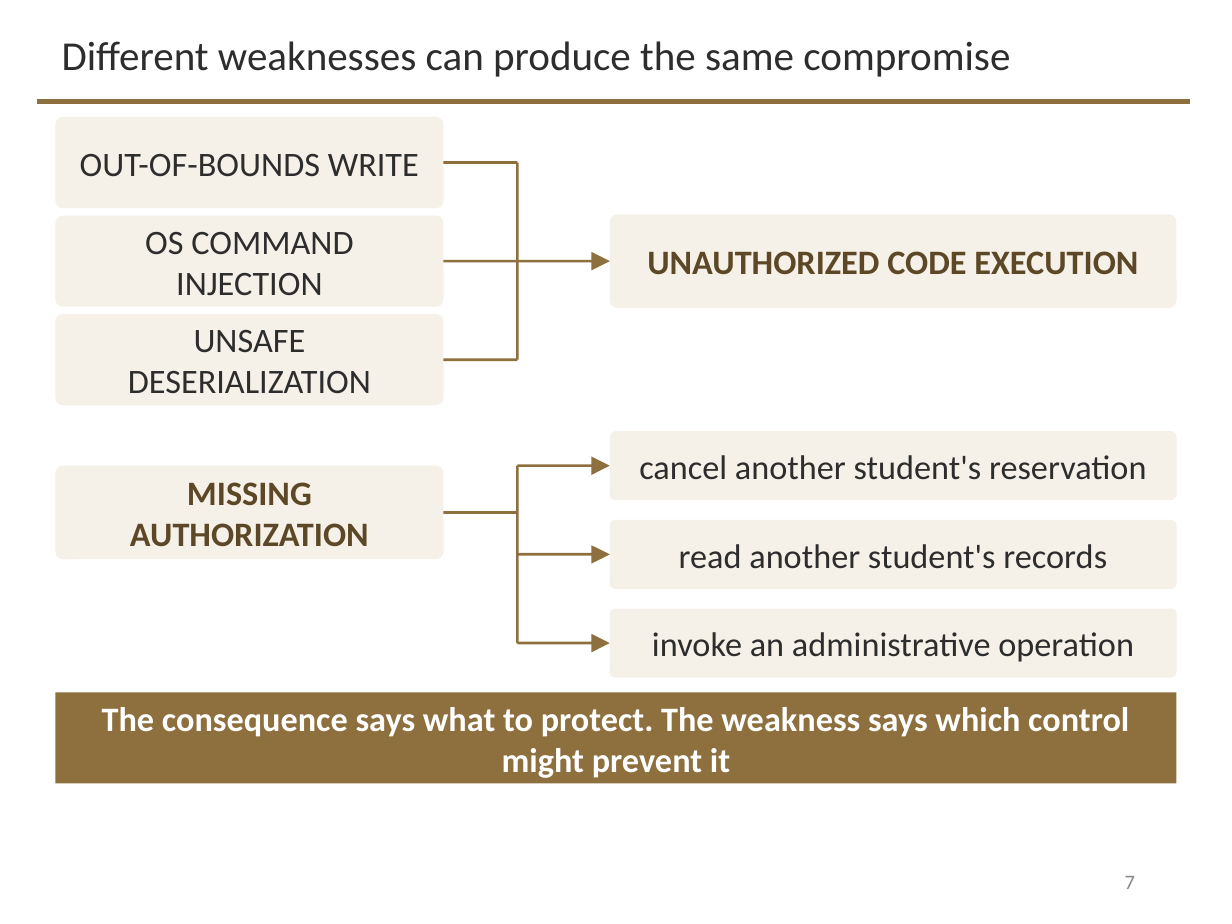
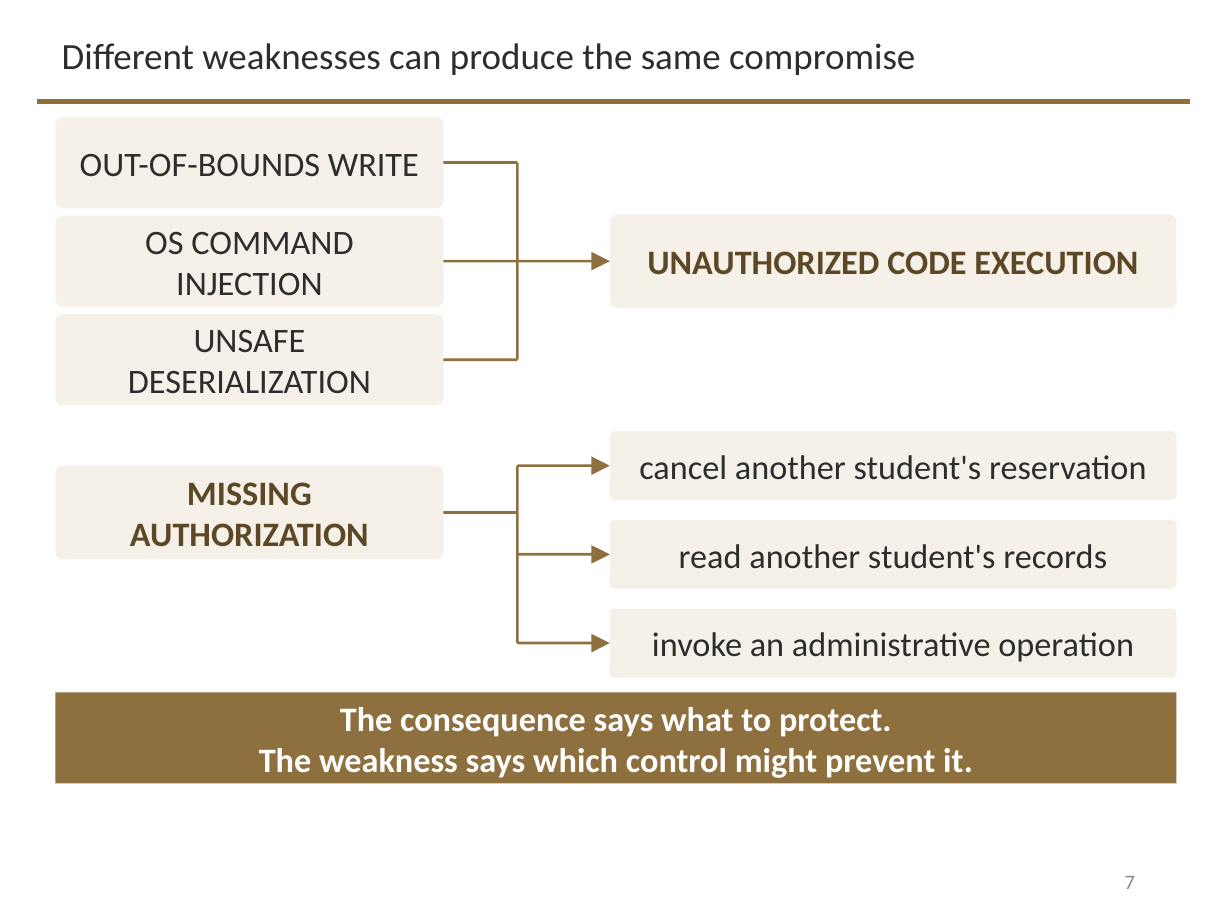
Before and after one commit to davisjam/model-based-agentic-software-engineering, a slide deck: slide 7 of course/lectures/act-3-software-in-the-world/05-security-engineering/3-5-Security-Engineering-2-Controls-and-Assurance.pptx. Drawn at 1232x924 pixels with LibreOffice and Linux fonts; fonts in the diff are those of the drawing; background and template pictures are left out. Boxes give left, top, right and bottom in pixels: in the first picture for what was removed or moved away, otherwise in the second. Text is boxed around its words. In the diff, an @@ line names an element or a change of style, - is before the commit and + after.

```diff
--- a/course/lectures/act-3-software-in-the-world/05-security-engineering/3-5-Security-Engineering-2-Controls-and-Assurance.pptx
+++ b/course/lectures/act-3-software-in-the-world/05-security-engineering/3-5-Security-Engineering-2-Controls-and-Assurance.pptx
@@ title "Different weaknesses can produce the ..." at box(62, 43, 915, 75): size 24 to 21.6 pt @@
@@ text at box(259, 707, 973, 778): text changed @@
-The consequence says what to protect. The weakness says which control might prevent it
+The consequence says what to protect.
+The weakness says which control might prevent it.
```
Also in this commit, not shown: 19 other slides changed, 3 slides added, 1 slide removed, 2 other files.
